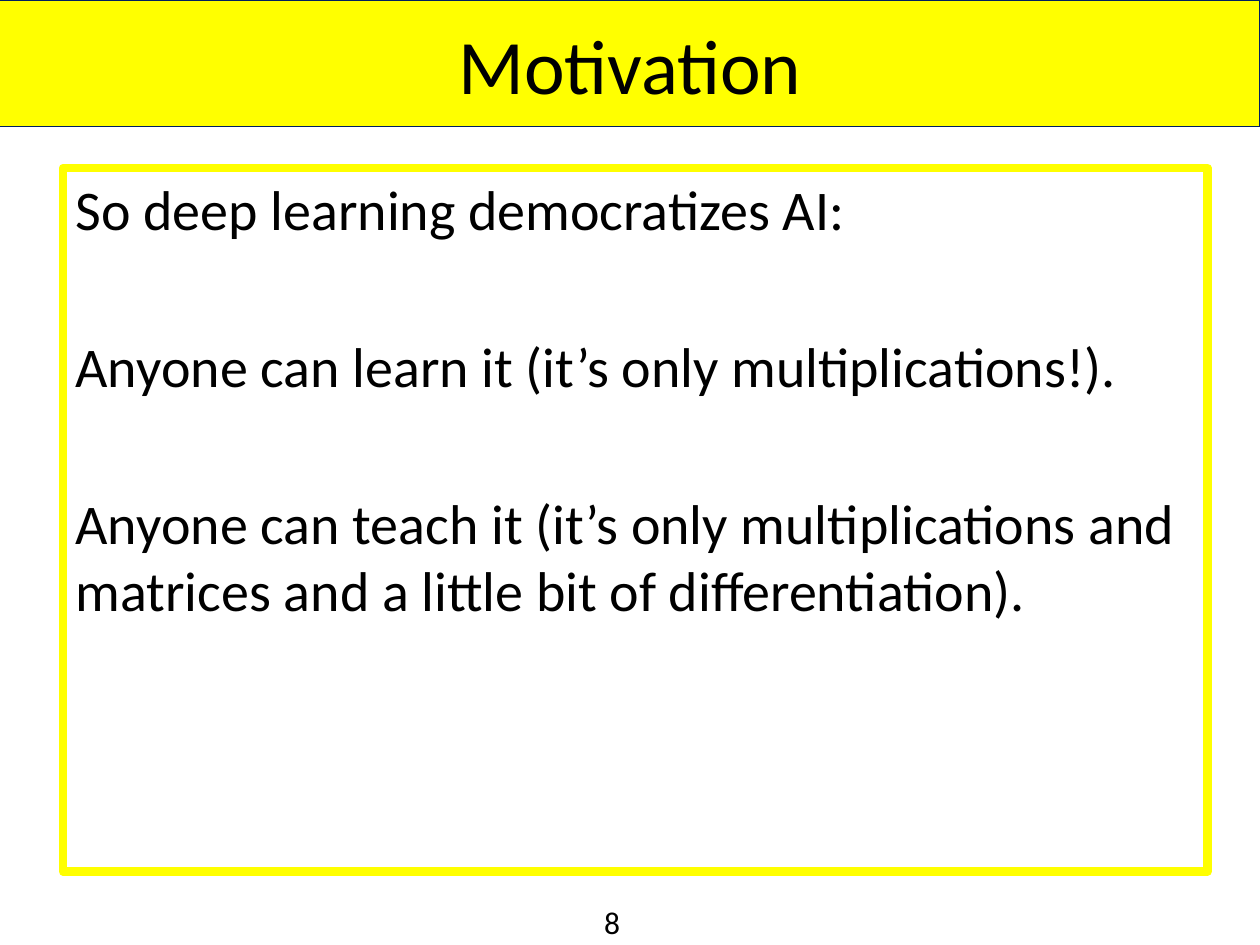
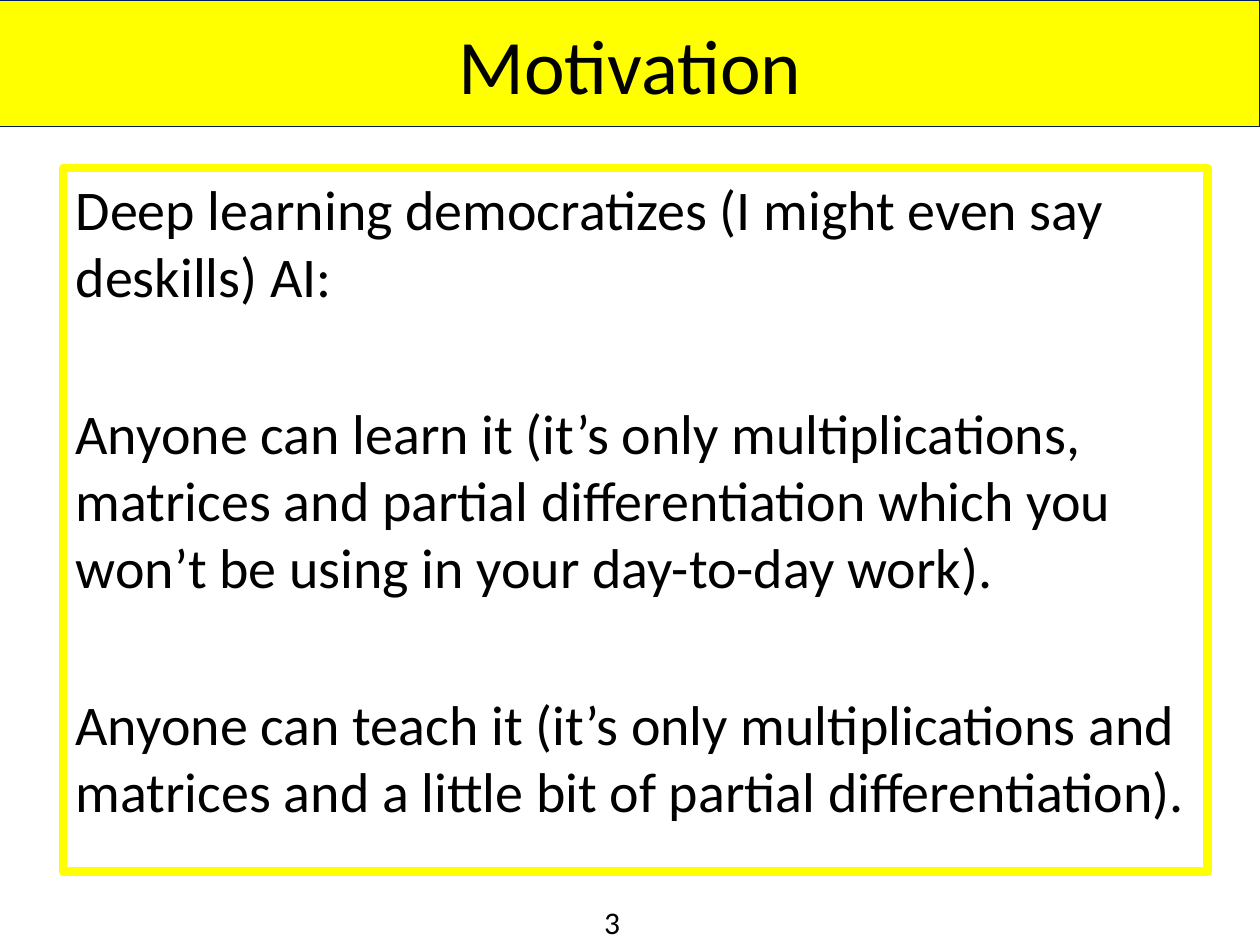
Before and after one commit to aiaioo/DeepLearningBasicsTutorial, a slide deck: slide 3 of DeepLearningBasics.pptx (slide 8 before the commit). Drawn at 1260x945 pixels with LibreOffice and Linux fonts; fonts in the diff are those of the drawing; background and template pictures are left out. Boxes give left, top, right and bottom in pixels: in the first picture for what was removed or moved away, otherwise in the second. Text is boxed around its words. In the diff, an @@ line names an element or a change of style, - is before the commit and + after.

Commit message:
Updates

```diff
--- a/DeepLearningBasics.pptx
+++ b/DeepLearningBasics.pptx
@@ text at [76, 189, 1184, 821]: text changed @@
-So deep learning democratizes AI:
-Anyone can learn it (it’s only multiplications!).
-Anyone can teach it (it’s only multiplications and matrices and a little bit of differentiation).
+Deep learning democratizes (I might even say deskills) AI:
+Anyone can learn it (it’s only multiplications, matrices and partial differentiation which you won’t be using in your day-to-day work).
+Anyone can teach it (it’s only multiplications and matrices and a little bit of partial differentiation).
@@ page number at [604, 913, 620, 935]: text changed @@
-8
+3
```
Also in this commit, not shown: 29 other slides changed, 3 slides added, 10 slides removed.
